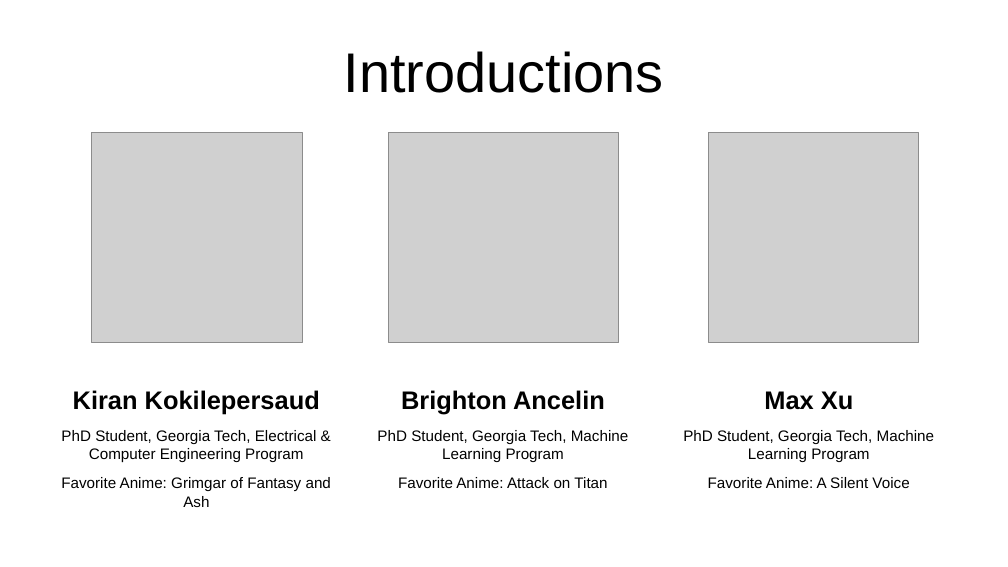
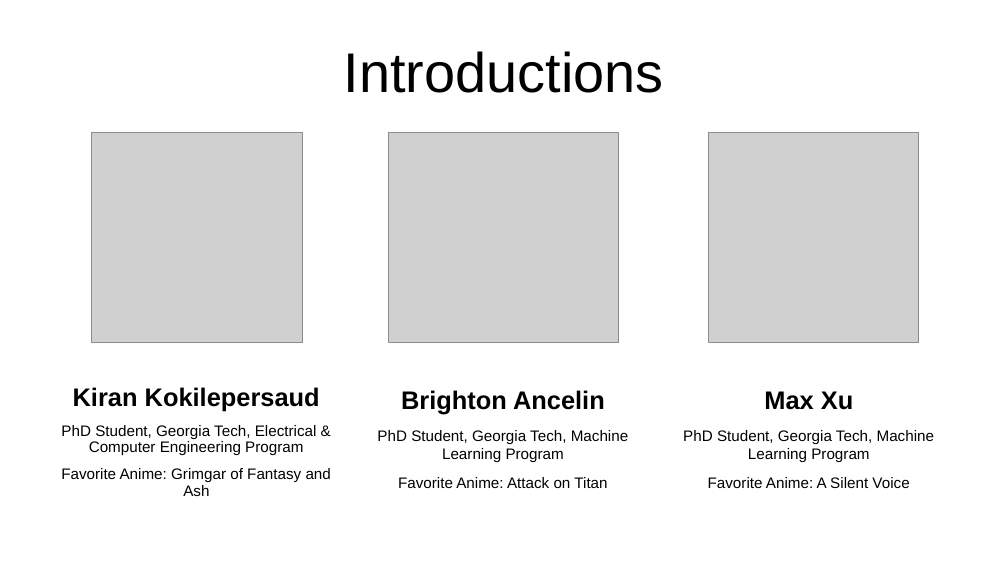
Before and after one commit to kkokilep/Cant-Spell-Anime-Without-AI, a slide deck: slide 3 of presentation/presentation-0.odp. Drawn at 1008x567 pixels with LibreOffice and Linux fonts; fonts in the diff are those of the drawing; grey boxes stand for pictures. Boxes give left, top, right and bottom in pixels: in the first picture for what was removed or moved away, otherwise in the second. Text is boxed around its words. In the diff, an @@ line names an element or a change of style, - is before the commit and + after.

```diff
--- a/presentation/presentation-0.odp
+++ b/presentation/presentation-0.odp
@@ text "Kiran Kokilepersaud" at (61, 387, 331, 496): line spacing 1 to 0.9 @@
```
Also in this commit, not shown: 20 other slides changed, 1 slide added, 1 slide removed.
